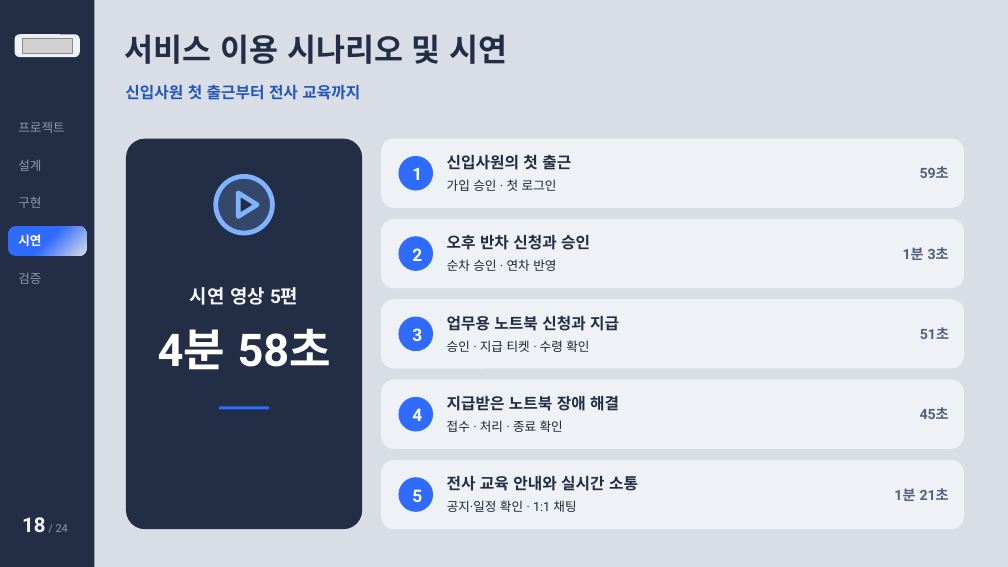
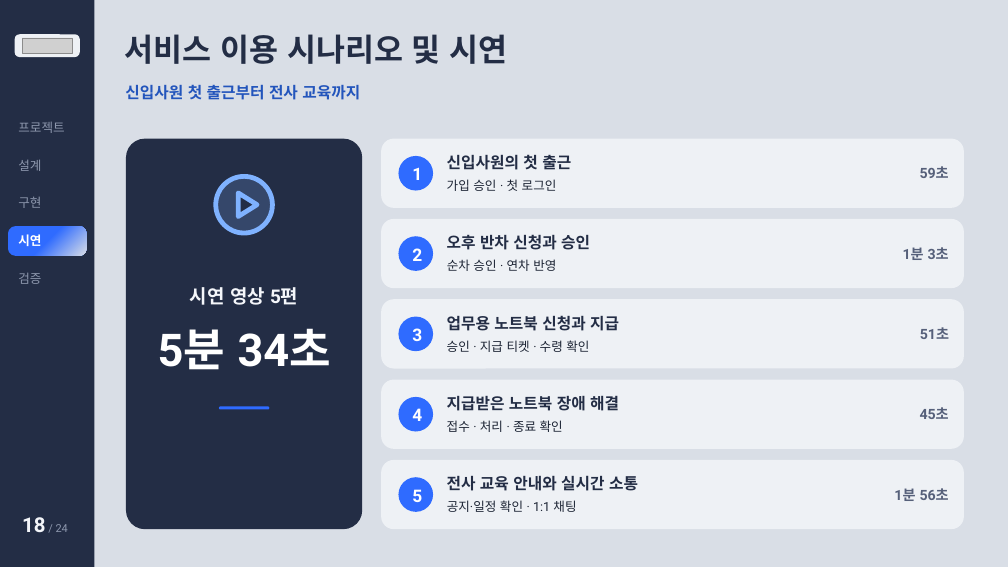
Before and after one commit to fds213/Spring_Project_1, a slide deck: slide 18 of docs/9. 발표자료 및 시연영상/발표자료/이음_발표자료.pptx. Drawn at 1008x567 pixels with LibreOffice and Linux fonts; fonts in the diff are those of the drawing; grey boxes stand for pictures. Boxes give left, top, right and bottom in pixels: in the first picture for what was removed or moved away, otherwise in the second. Text is boxed around its words. In the diff, an @@ line names an element or a change of style, - is before the commit and + after.

```diff
--- a/docs/9. 발표자료 및 시연영상/발표자료/이음_발표자료.pptx
+++ b/docs/9. 발표자료 및 시연영상/발표자료/이음_발표자료.pptx
@@ text at [158,328,331,370]: text changed @@
-4분 58초
+5분 34초
@@ text at [894,488,949,501]: text changed @@
-1분 21초
+1분 56초
```
Also in this commit, not shown: 2 other slides changed, 48 other files.
